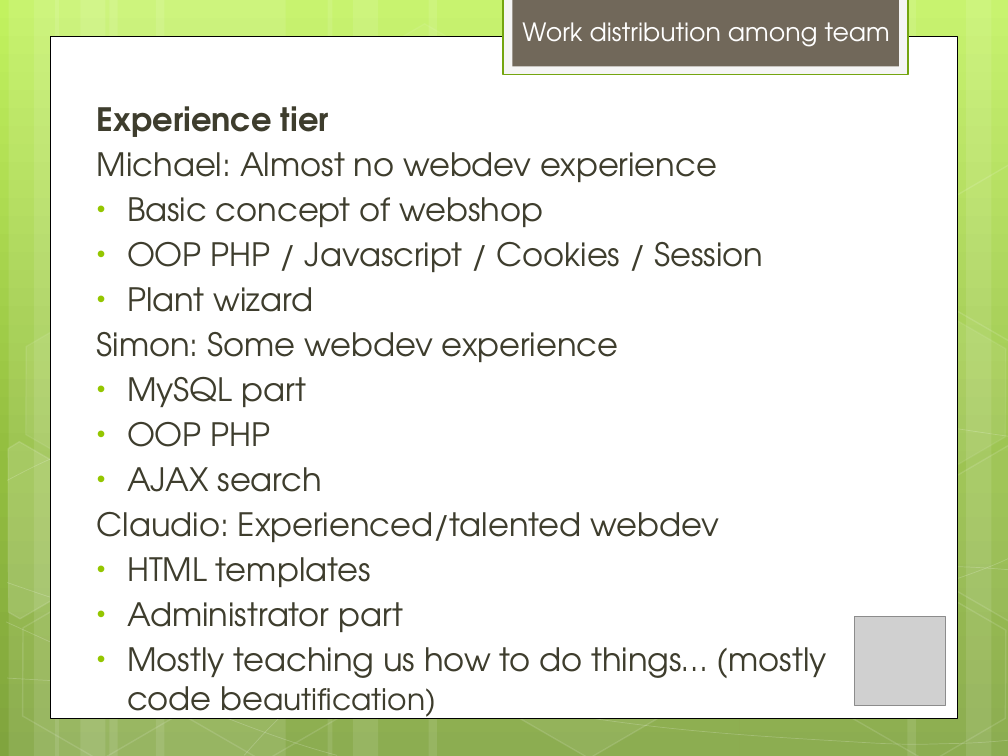
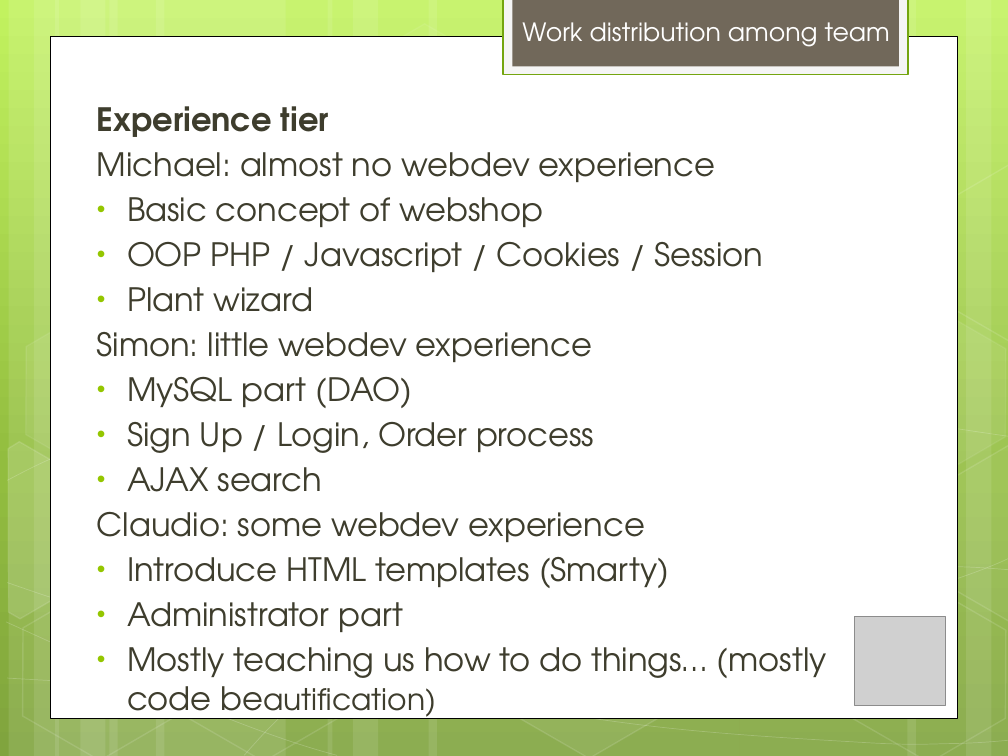
Before and after one commit to ghde/ch.bfh.bti7054.w2014.p.pdz, a slide deck: slide 7 of Plants presentation.pptx. Drawn at 1008x756 pixels with LibreOffice and Linux fonts; fonts in the diff are those of the drawing; grey boxes stand for pictures. Boxes give left, top, right and bottom in pixels: in the first picture for what was removed or moved away, otherwise in the second. Text is boxed around its words. In the diff, an @@ line names an element or a change of style, - is before the commit and + after.

```diff
--- a/Plants presentation.pptx
+++ b/Plants presentation.pptx
@@ text at [97,152,715,182]: text changed @@
-Michael: Almost no webdev experience
+Michael: almost no webdev experience
@@ text at [97,332,594,453]: text changed @@
-Simon: Some webdev experience
-• MySQL part
-• OOP PHP
+Simon: little webdev experience
+• MySQL part (DAO)
+• Sign Up / Login, Order process
@@ text at [97,512,669,588]: text changed @@
-Claudio: Experienced/talented webdev
-• HTML templates
+Claudio: some webdev experience
+• Introduce HTML templates (Smarty)
```
Also in this commit, not shown: 6 other slides changed.
